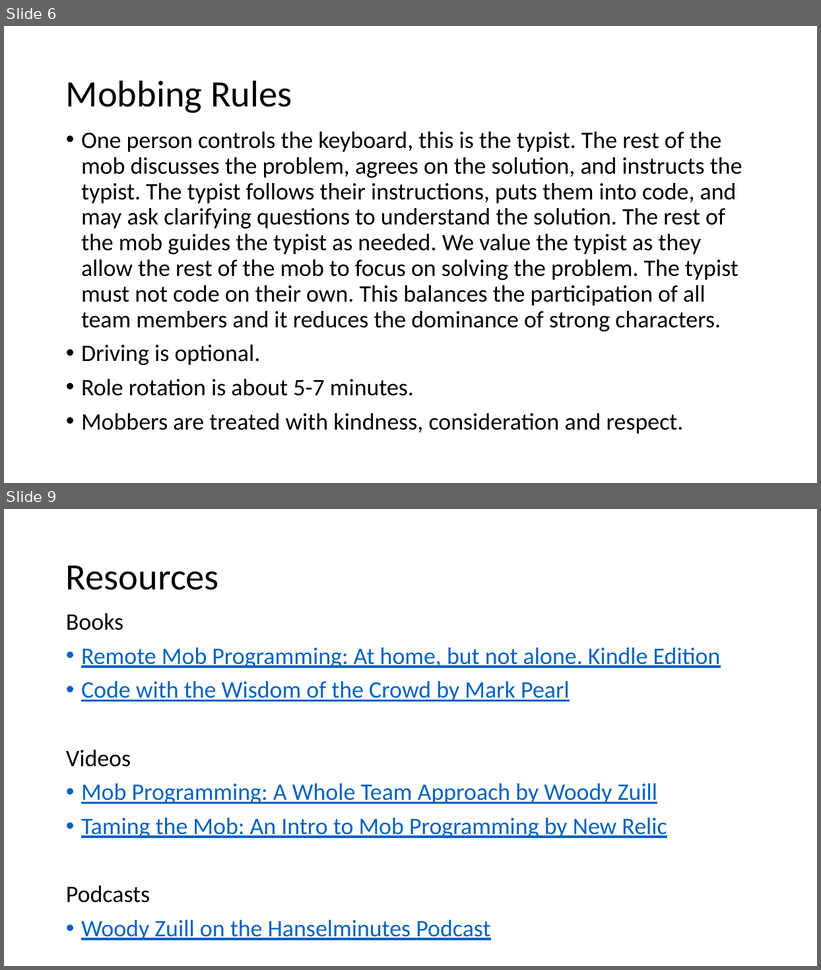
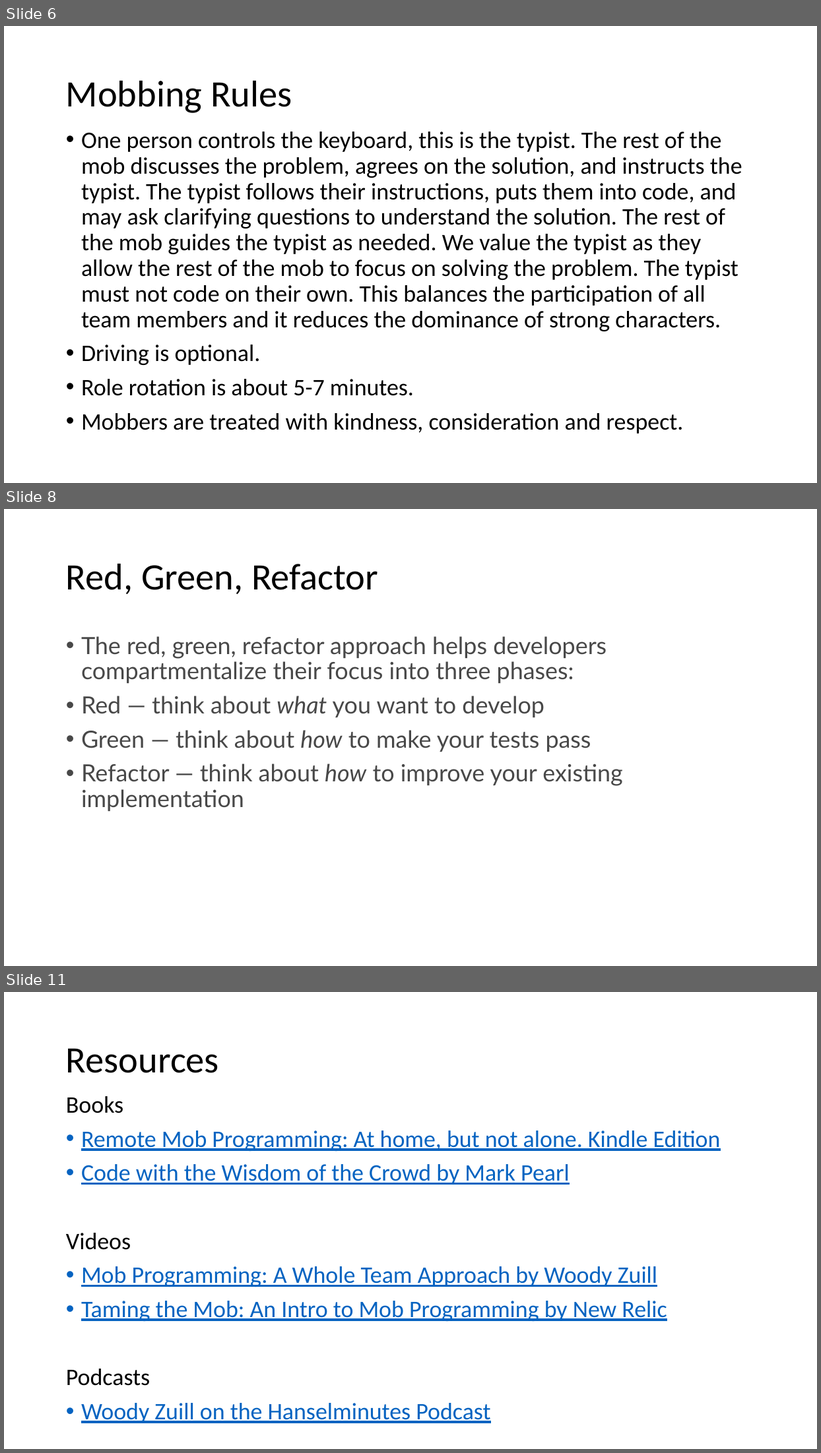
Before and after one commit to jonathan-r-jones/Mob-Programming-Demo, a slide deck: mob.pptx. Shown one above the other, each under a label of ours: slides 6 and 9 before the commit, slides 6, 8 and 11 after it; the slides between them are not shown. The pictures are 821x970 and 821x1453 pixels, drawn with LibreOffice and Linux fonts; fonts in the diff are those of the drawing. Boxes give left, top, right and bottom in pixels: in the first picture for what was removed or moved away, otherwise in the second. Text is boxed around its words. In the diff, an @@ line names an element or a change of style, - is before the commit and + after.

```diff
--- a/mob.pptx
+++ b/mob.pptx
@@ slide 8 added at (x1=4, y1=509, x2=817, y2=966), background #FFFFFF @@
@@ title added at (x1=66, y1=563, x2=378, y2=594), 44 pt, text #000000 @@
+Red, Green, Refactor
@@ text added at (x1=81, y1=636, x2=623, y2=811), 28 pt, text #484848 @@
+• The red, green, refactor approach helps developers compartmentalize their focus into three phases:
+• Red — think about what you want to develop
+• Green — think about how to make your tests pass
+• Refactor — think about how to improve your existing implementation
@@ what was slide 9 is now slide 11 @@
```
Also in this commit, not shown: 5 slides changed, 1 other slide added.
